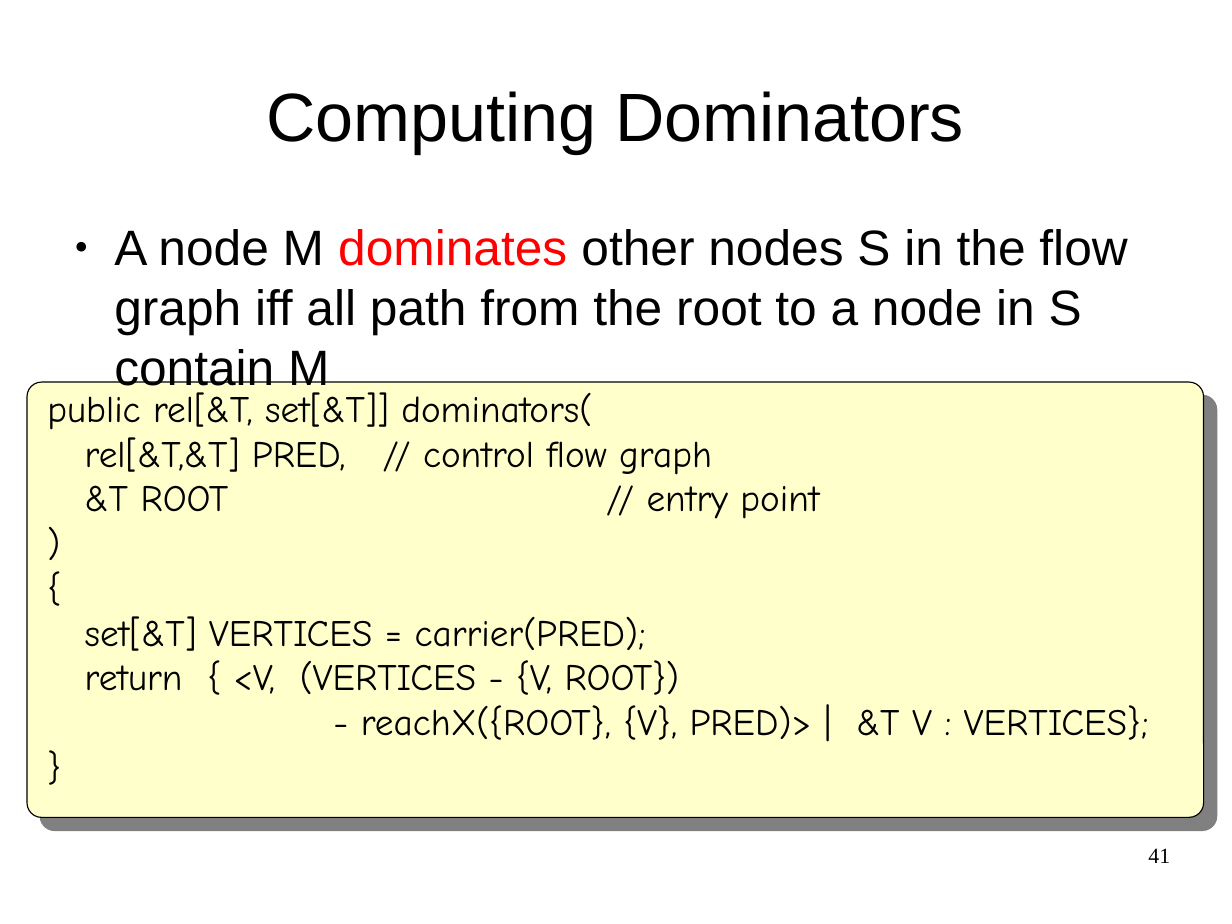
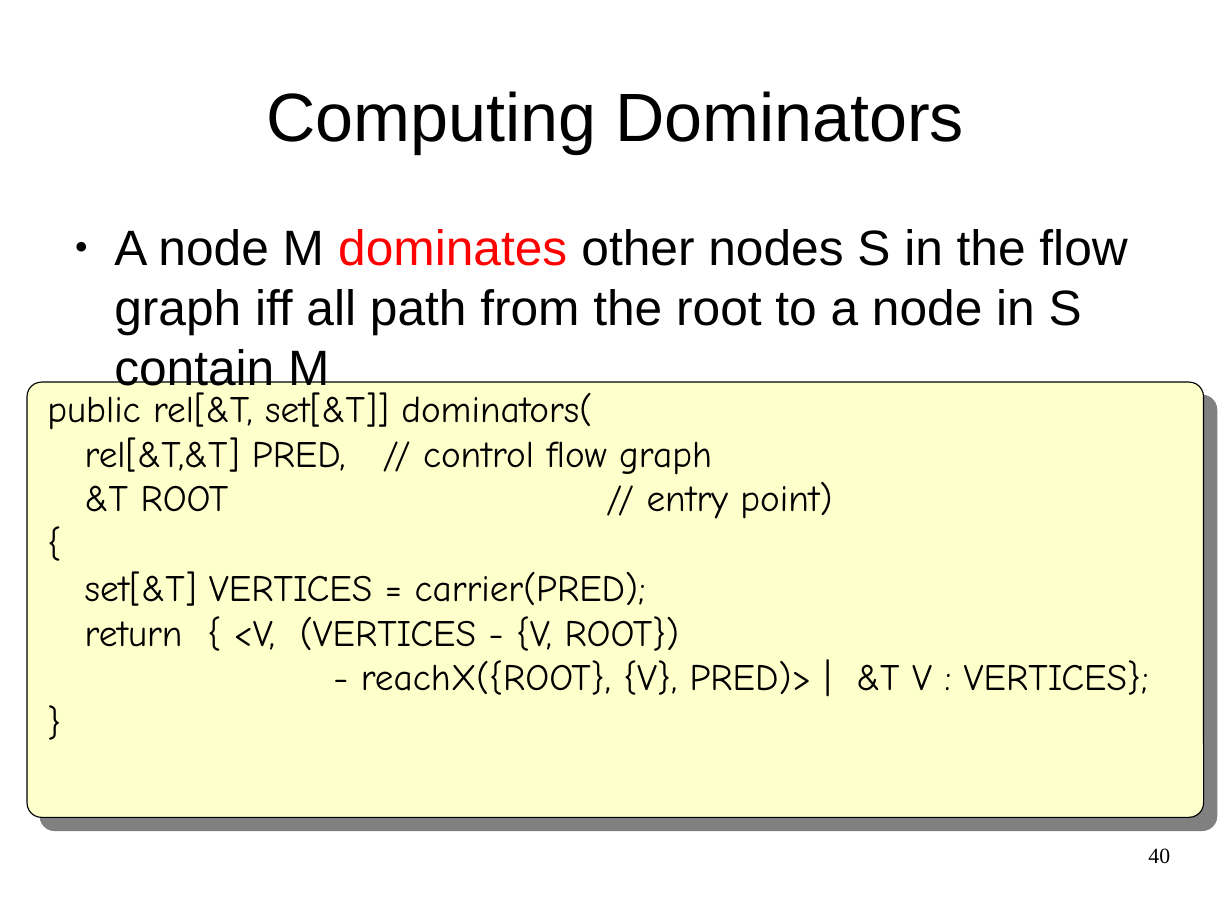
Before and after one commit to cwi-swat/meta-environment, a slide deck: slide 40 of meta-doc/analysis/rascal-slides/rascal-slides.odp (slide 41 before the commit). Drawn at 1232x924 pixels with LibreOffice and Linux fonts; fonts in the diff are those of the drawing; background and template pictures are left out. Boxes give left, top, right and bottom in pixels: in the first picture for what was removed or moved away, otherwise in the second. Text is boxed around its words. In the diff, an @@ line names an element or a change of style, - is before the commit and + after.

```diff
--- a/meta-doc/analysis/rascal-slides/rascal-slides.odp
+++ b/meta-doc/analysis/rascal-slides/rascal-slides.odp
@@ text at box(85, 482, 832, 519): text changed @@
-&T ROOT // entry point
-)
+&T ROOT // entry point)
@@ page number at box(1148, 848, 1170, 864): text changed @@
-41
+40
```
Also in this commit, not shown: 7 other slides changed, 2 slides added, 3 slides removed.
